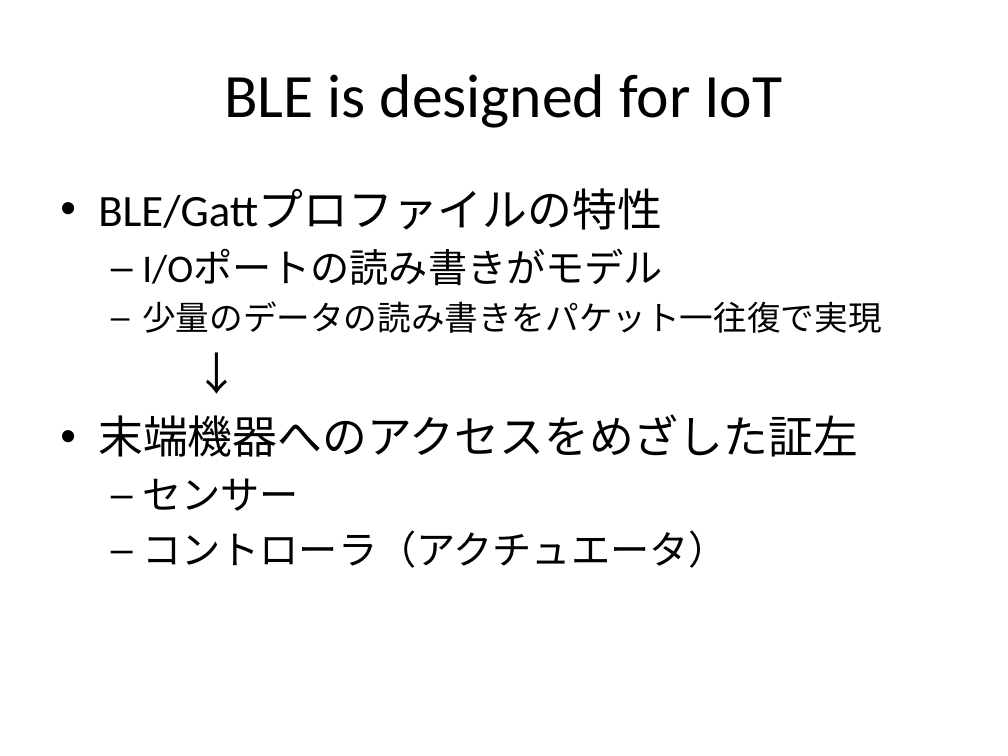
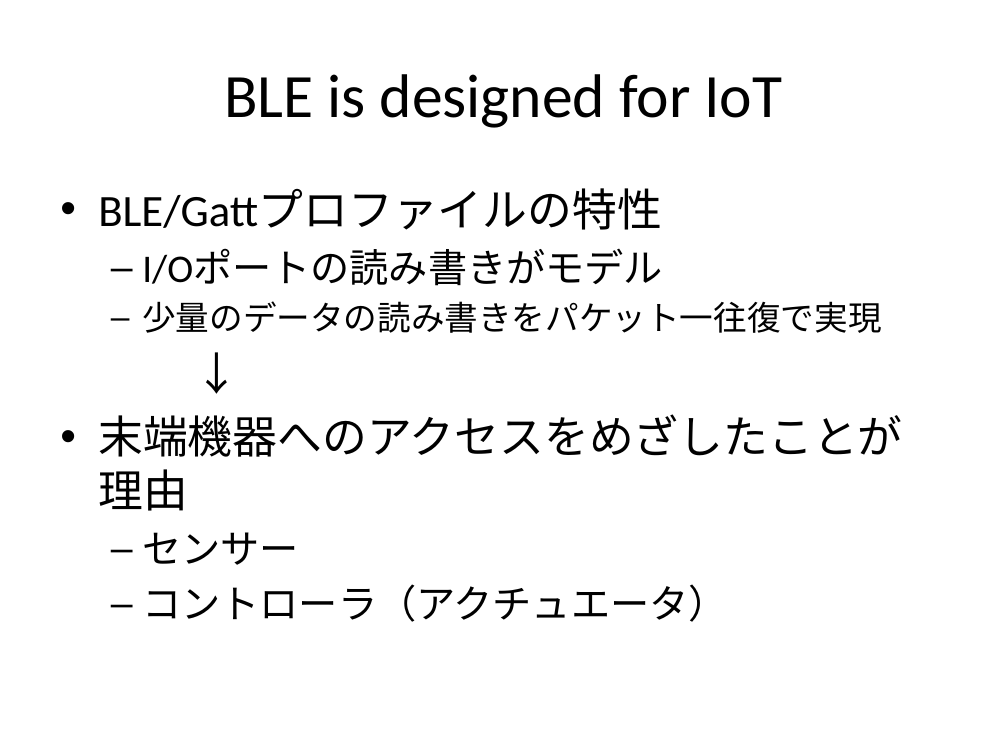
Before and after one commit to jjking2/ble-for-iot, a slide deck: slide 5 of BLE-for-IoT-ja.pptx. Drawn at 1008x756 pixels with LibreOffice and Linux fonts; fonts in the diff are those of the drawing. Boxes give left, top, right and bottom in pixels: in the first picture for what was removed or moved away, otherwise in the second. Text is boxed around its words. In the diff, an @@ line names an element or a change of style, - is before the commit and + after.

```diff
--- a/BLE-for-IoT-ja.pptx
+++ b/BLE-for-IoT-ja.pptx
@@ text at (98, 414, 902, 511): text changed @@
-• 末端機器へのアクセスをめざした証左
+• 末端機器へのアクセスをめざしたことが理由
```
Also in this commit, not shown: 2 other slides changed, 1 slide added, 1 other file.
